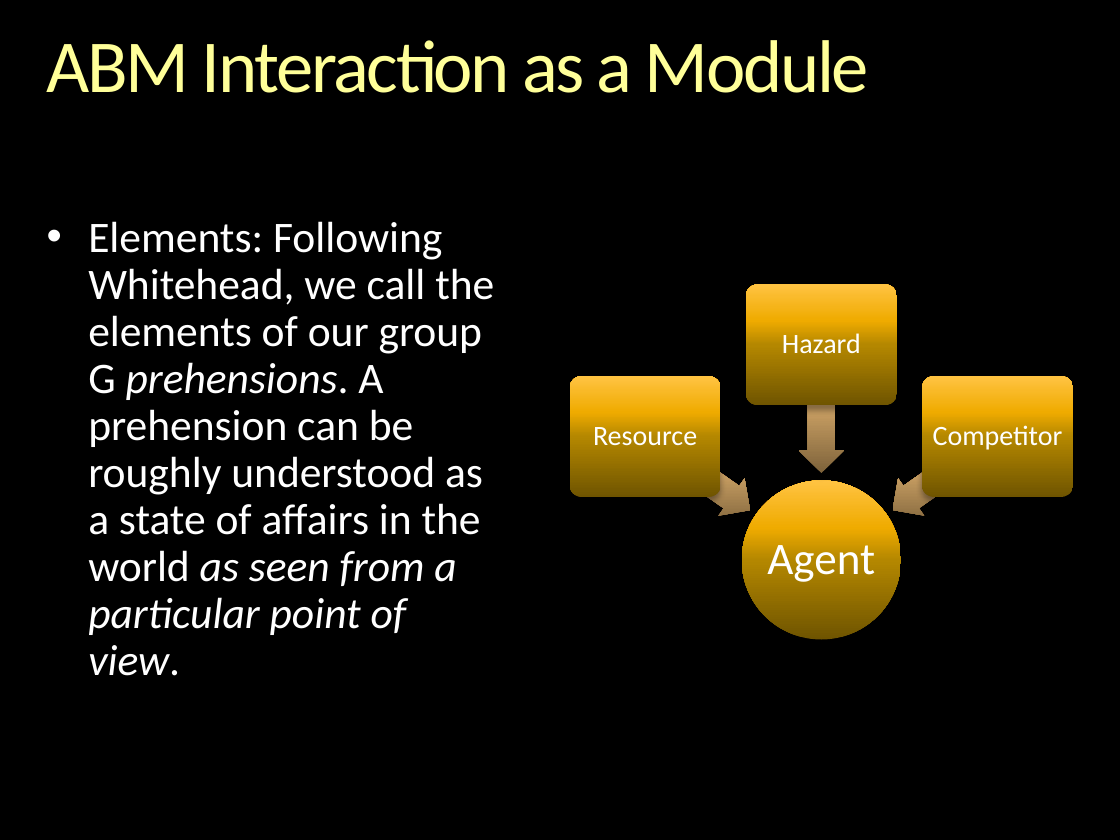
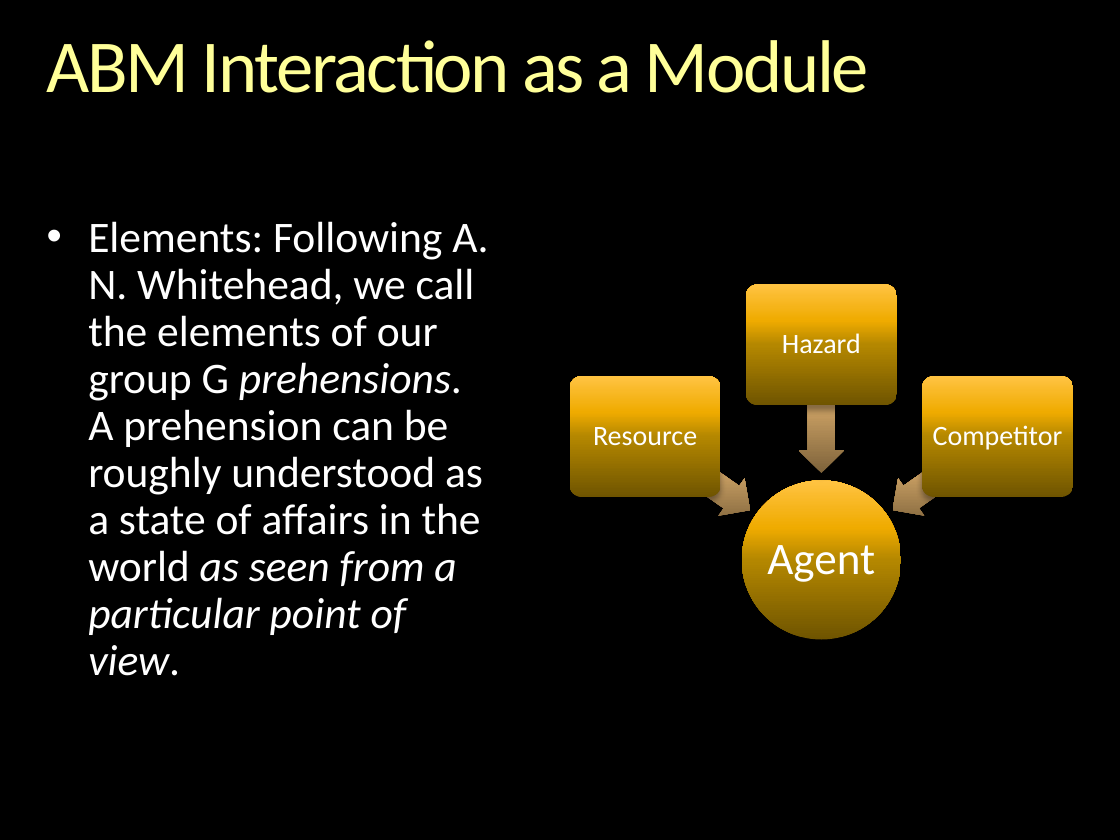
Before and after one commit to gcallah/indras_net, a slide deck: slide 13 of docs/ABMsAsAlgebraic.pptx. Drawn at 1120x840 pixels with LibreOffice and Linux fonts; fonts in the diff are those of the drawing; background and template pictures are left out. Boxes give left, top, right and bottom in pixels: in the first picture for what was removed or moved away, otherwise in the second. Text is boxed around its words. In the diff, an @@ line names an element or a change of style, - is before the commit and + after.

```diff
--- a/docs/ABMsAsAlgebraic.pptx
+++ b/docs/ABMsAsAlgebraic.pptx
@@ text at [88,221,488,676]: text changed @@
-• Elements: Following Whitehead, we call the elements of our group G prehensions. A prehension can be roughly understood as a state of affairs in the world as seen from a particular point of view.
+• Elements: Following A. N. Whitehead, we call the elements of our group G prehensions. A prehension can be roughly understood as a state of affairs in the world as seen from a particular point of view.
```
Also in this commit, not shown: 4 slides added, 1 other file.
